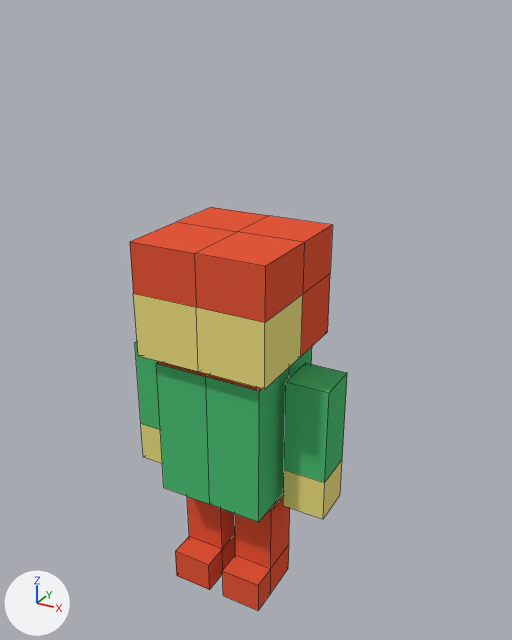
One commit to the Blender file Assets/Models/CHILD.blend: the scene before it, then after it.
Rendered twice from a 50 mm camera at (1.87, -3.17, 3.41) aimed at (0.08, 0.09, 1.78). The axes (+X, +Y, +Z) are drawn at lower left. The lights are the same throughout. Mesh edges are drawn as thin lines.

The older version as bpy lines, for what is in view:
```python
me_cube = bpy.data.meshes.new('Cube')
me_cube.from_pydata(...)  # 60 vertices, 50 faces; spans x 0.0..0.64, y -0.4..0.4, z 0.02..2.31
# faces by material slot: [31, 8, 11]
me_cube.materials.append(mat_child_hair)  # red #e7583b
me_cube.materials.append(mat_child_skin)  # yellow #eee081
me_cube.materials.append(mat_child_shirt)  # green #4fbe75
# before: 20 (0.38, -0.13, 0.74) at pixel (283, 505), 21 (0.38, -0.13, 0.99) at pixel (283, 469), 22 (0.38, 0.13, 0.74), 23 (0.38, 0.13, 0.99), 24 (0.64, -0.13, 0.74) at pixel (323, 519)
# before: 25 (0.64, -0.13, 0.99) at pixel (324, 482), 26 (0.64, 0.13, 0.74) at pixel (340, 494), 27 (0.64, 0.13, 0.99) at pixel (342, 459), 28 (0.38, 0.13, 1.56) at pixel (305, 362), 29 (0.64, 0.13, 1.56) at pixel (347, 372)
# before: 44 (0.38, -0.13, 1.56) at pixel (285, 381), 45 (0.64, -0.13, 1.56) at pixel (329, 392)
ob_cube = bpy.data.objects.new('Cube', me_cube)
ob_cube.location = (0.0, 0.0, 0.0)
_m = ob_cube.modifiers.new('Mirror', 'MIRROR')
```
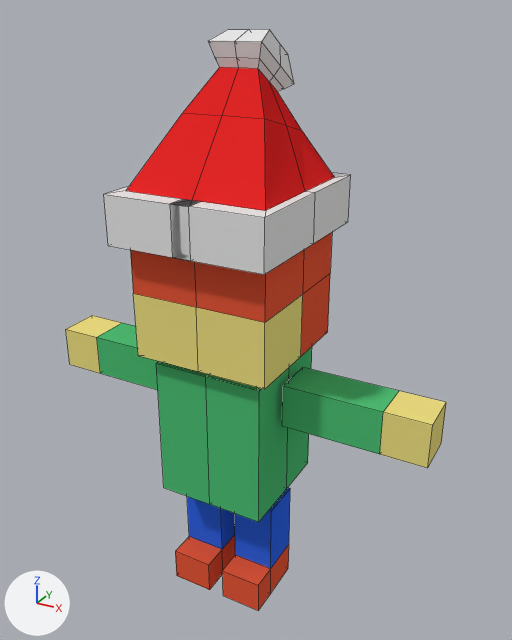
Where the change shows, as pixel boxes (x1, y1, x2, y2) in the pictures (512 x 640 px; the box of a moved part takes in the faces that stretch with it):
'Cube', reshaped (75% wider, 44% taller)
    before: (130, 207, 347, 611)
    after: (66, 29, 446, 611)
part 1 of me_cube, built on
    before: (130, 207, 331, 266)
    after: (104, 29, 351, 275)
part 2 of me_cube, moved or reshaped
    before: (135, 341, 347, 519)
    after: (66, 315, 446, 468)
part 3 of me_cube, recoloured
    both: (157, 361, 261, 391)
part 4 of me_cube, recoloured (red to blue)
    both: (187, 492, 290, 568)

What changed in the scene script:
```text
Add mat_child_hat_white:
    mat_child_hat_white = diffuse_material('child_hat_white')
    mat_child_hat_white.base_color = (0.8, 0.8, 0.8)  # white #e7e7e7
Add mat_child_hat_red:
    mat_child_hat_red = diffuse_material('child_hat_red')
    mat_child_hat_red.base_color = (0.8, 0.0213, 0.0213)  # red #e72828
Add mat_child_pants:
    mat_child_pants = diffuse_material('child_pants')
    mat_child_pants.base_color = (0.0321, 0.132, 0.8)  # blue #3266e7
Change me_cube:
    used by ob_cube; location = (0.0, 0.0, 0.0)
    verts and faces of me_cube; kept vertices keep their numbers, new ones are numbered from 60
    remove me_cube.from_pydata(...)  # 60 vertices, 50 faces; spans x 0.0..0.64, y -0.4..0.4, z 0.02..2.31
    add me_cube.from_pydata(...)  # 108 vertices, 98 faces; spans x -0.05..1.19, y -0.5..0.5, z 0.02..3.31
    me_cube part 1
    2 faces are deleted
    42 vertices are added at x -0.05..0.45, y -0.5..0.5, z 2.31..3.31
    6 new vertices lie (0.0, 0.0, 0.26) away from vertices in x -0.05..0.45, y -0.5..0.5, z 2.31
    6 new faces join them, mat_child_hair (red #e7583b)
    12 new faces join them, mat_child_hat_red (red #e72828)
    32 new faces join them, mat_child_hat_white (white #e7e7e7)
    me_cube part 2
    add verts[20] = (1.19, -0.13, 1.28)  # moved, pixel (427, 468)
    add verts[22] = (1.19, 0.13, 1.28)  # moved, pixel (441, 443)
    add verts[21] = (0.94, -0.13, 1.28)  # moved, pixel (379, 454)
    add verts[23] = (0.94, 0.13, 1.28)  # moved
    add verts[24] = (1.19, -0.13, 1.53)  # moved, pixel (432, 425)
    add verts[26] = (1.19, 0.13, 1.53)  # moved, pixel (446, 402)
    add verts[25] = (0.94, -0.13, 1.53)  # moved, pixel (383, 412)
    add verts[27] = (0.94, 0.13, 1.53)  # moved, pixel (399, 390)
    add verts[28] = (0.37, 0.13, 1.28)  # moved
    add verts[44] = (0.37, -0.13, 1.28)  # moved, pixel (282, 426)
    add verts[29] = (0.37, 0.13, 1.53)  # moved, pixel (302, 367)
    add verts[45] = (0.37, -0.13, 1.53)  # moved, pixel (282, 386)
    me_cube part 3: 4 faces spanning x 0.0..0.33, y -0.33..0.33, z 1.59 switch from mat_child_hair (red #e7583b) to mat_child_shirt (green #4fbe75)
    me_cube part 4: 5 faces spanning x 0.05..0.3, y -0.13..0.13, z 0.22..0.67 switch from mat_child_hair (red #e7583b) to mat_child_pants (blue #3266e7)
    add me_cube.materials.append(mat_child_hat_red)  # red #e72828
    add me_cube.materials.append(mat_child_hat_white)  # white #e7e7e7
```
